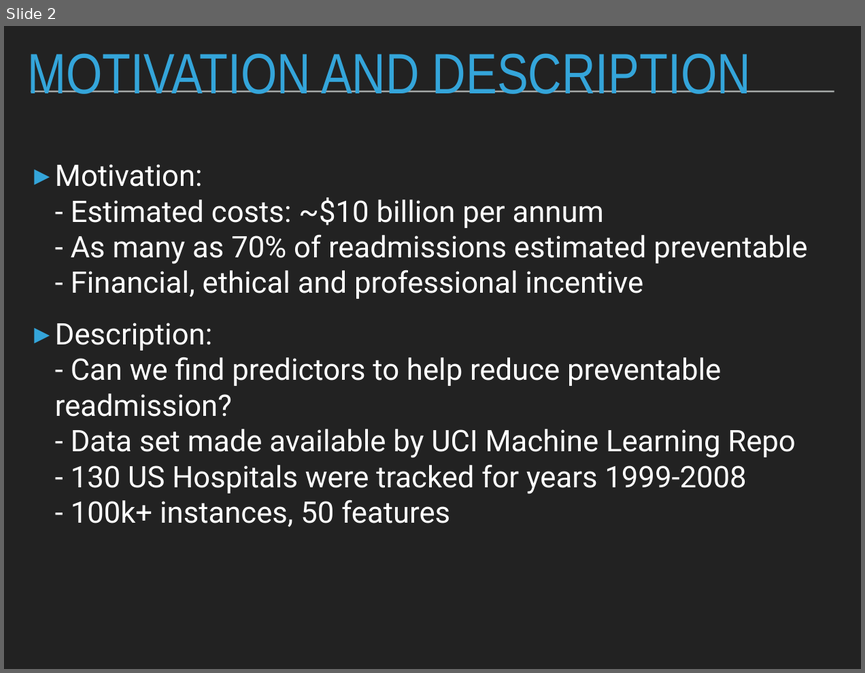
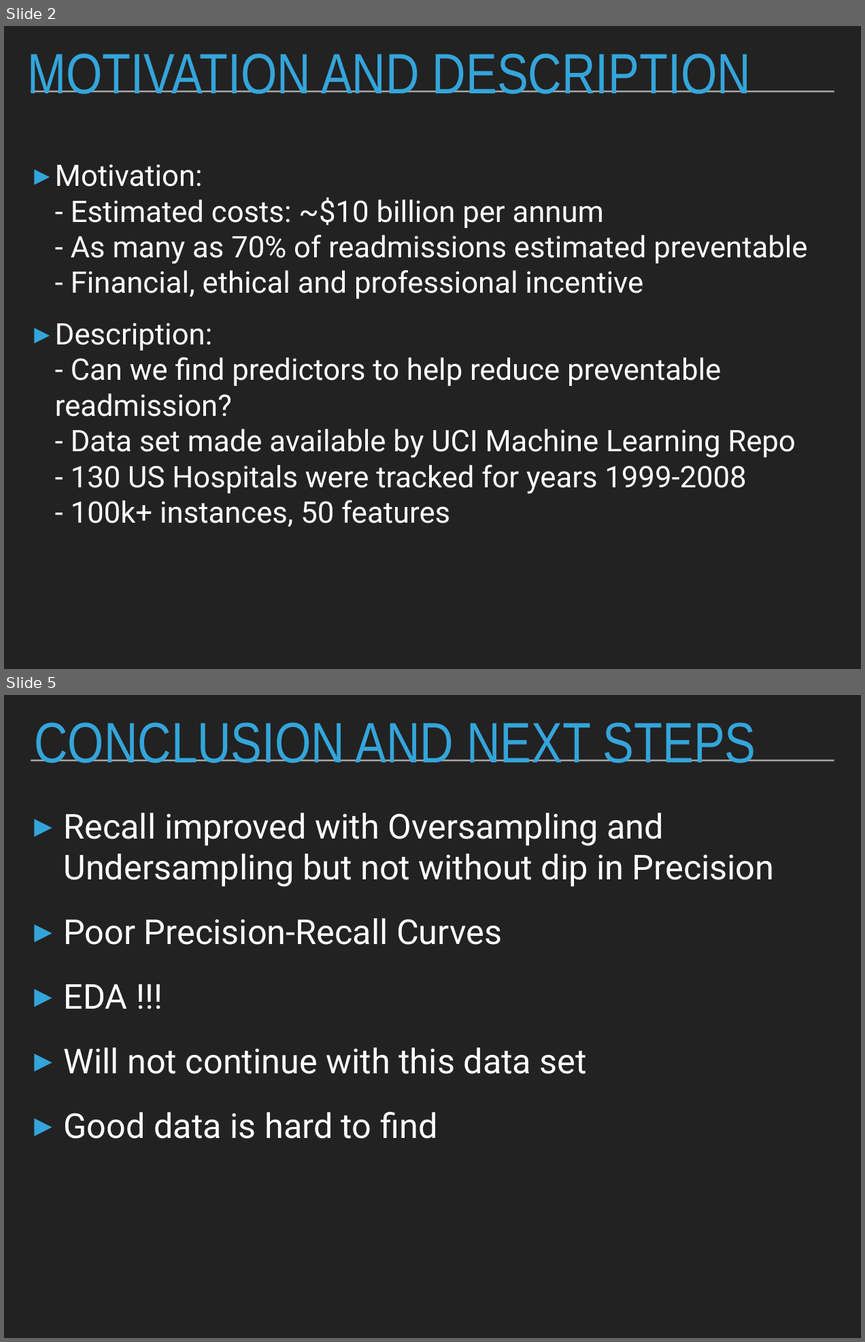
Before and after one commit to clstaub/Predicting_Hospital_Readmissions, a slide deck: Predicting_Hospital_Readmissions.pptx. Shown one above the other, each under a label of ours: slide 2 before the commit, slides 2 and 5 after it; the slides between them are not shown. The pictures are 865x673 and 865x1342 pixels, drawn with LibreOffice and Linux fonts; fonts in the diff are those of the drawing. Boxes give left, top, right and bottom in pixels: in the first picture for what was removed or moved away, otherwise in the second. Text is boxed around its words. In the diff, an @@ line names an element or a change of style, - is before the commit and + after.

```diff
--- a/Predicting_Hospital_Readmissions.pptx
+++ b/Predicting_Hospital_Readmissions.pptx
@@ slide 5 added at [4,695,861,1338], background #222222; not listed: 1 template element that a slide beside it also shows @@
@@ title added at [34,722,756,763], 68 pt, text #34A5DA @@
+CONCLUSION AND NEXT STEPS
@@ text added at [63,813,774,1138], 41 pt, text #FFFFFF @@
+▸ Recall improved with Oversampling and Undersampling but not without dip in Precision
+▸ Poor Precision-Recall Curves
+▸ EDA !!!
+▸ Will not continue with this data set
+▸ Good data is hard to find
```
Also in this commit, not shown: 2 slides changed, 1 other slide added, 2 slides removed, 3 other files.
